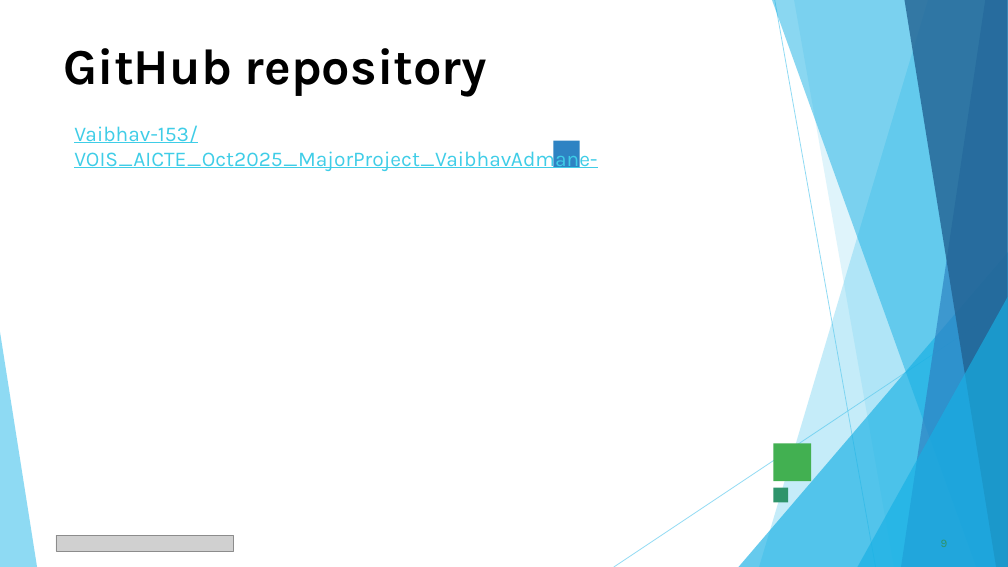
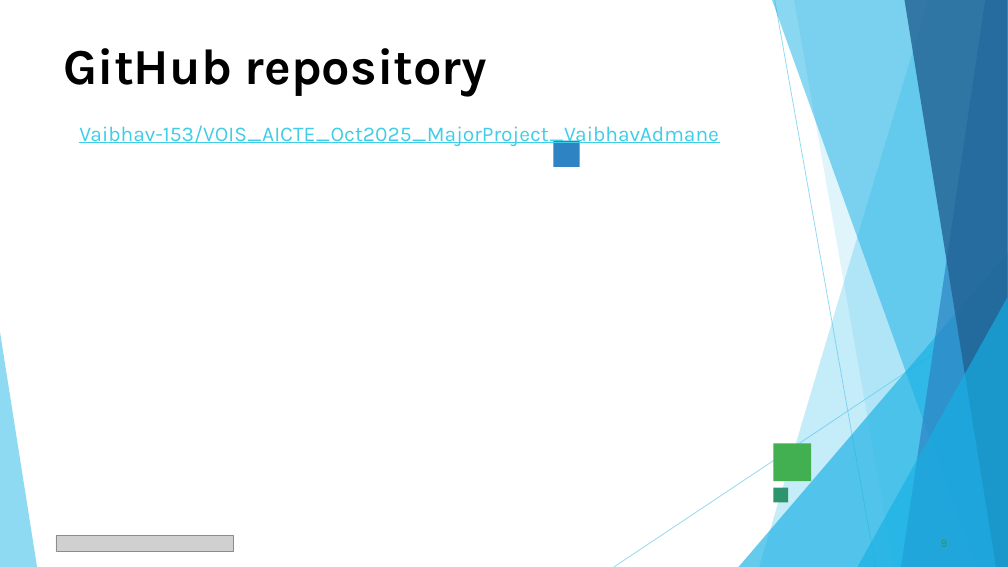
Before and after one commit to Vaibhav-153/VOIS_AICTE_Oct2025_MajorProject_VaibhavAdmane, a slide deck: slide 9 of Vaibhav_Admane_Netflix Data Analysis Project PPT.pptx. Drawn at 1008x567 pixels with LibreOffice and Linux fonts; fonts in the diff are those of the drawing; grey boxes stand for pictures. Boxes give left, top, right and bottom in pixels: in the first picture for what was removed or moved away, otherwise in the second. Text is boxed around its words. In the diff, an @@ line names an element or a change of style, - is before the commit and + after.

```diff
--- a/Vaibhav_Admane_Netflix Data Analysis Project PPT.pptx
+++ b/Vaibhav_Admane_Netflix Data Analysis Project PPT.pptx
@@ text at (x1=79, y1=125, x2=719, y2=146): text changed @@
-Vaibhav-153/VOIS_AICTE_Oct2025_MajorProject_VaibhavAdmane-
+Vaibhav-153/VOIS_AICTE_Oct2025_MajorProject_VaibhavAdmane
```
